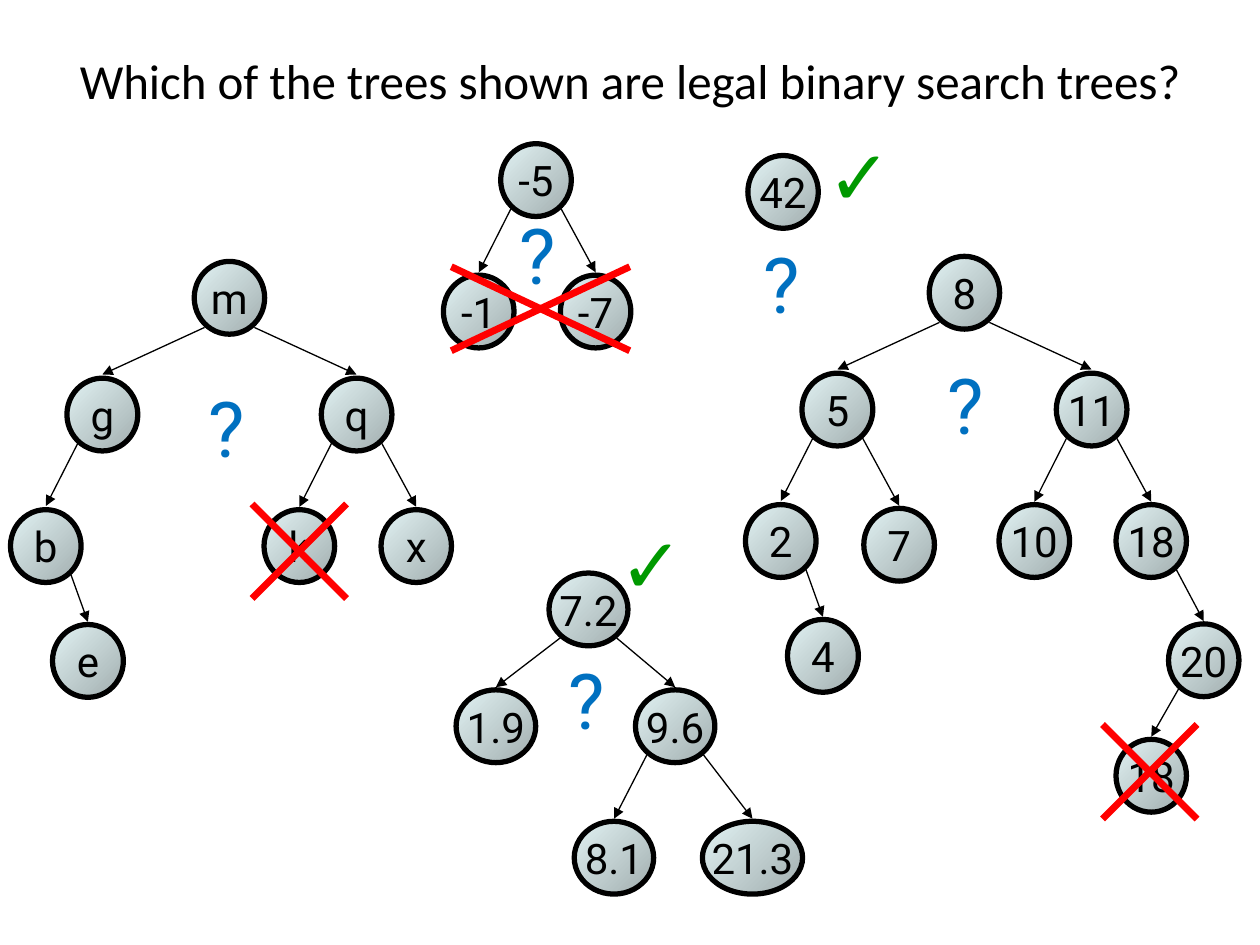
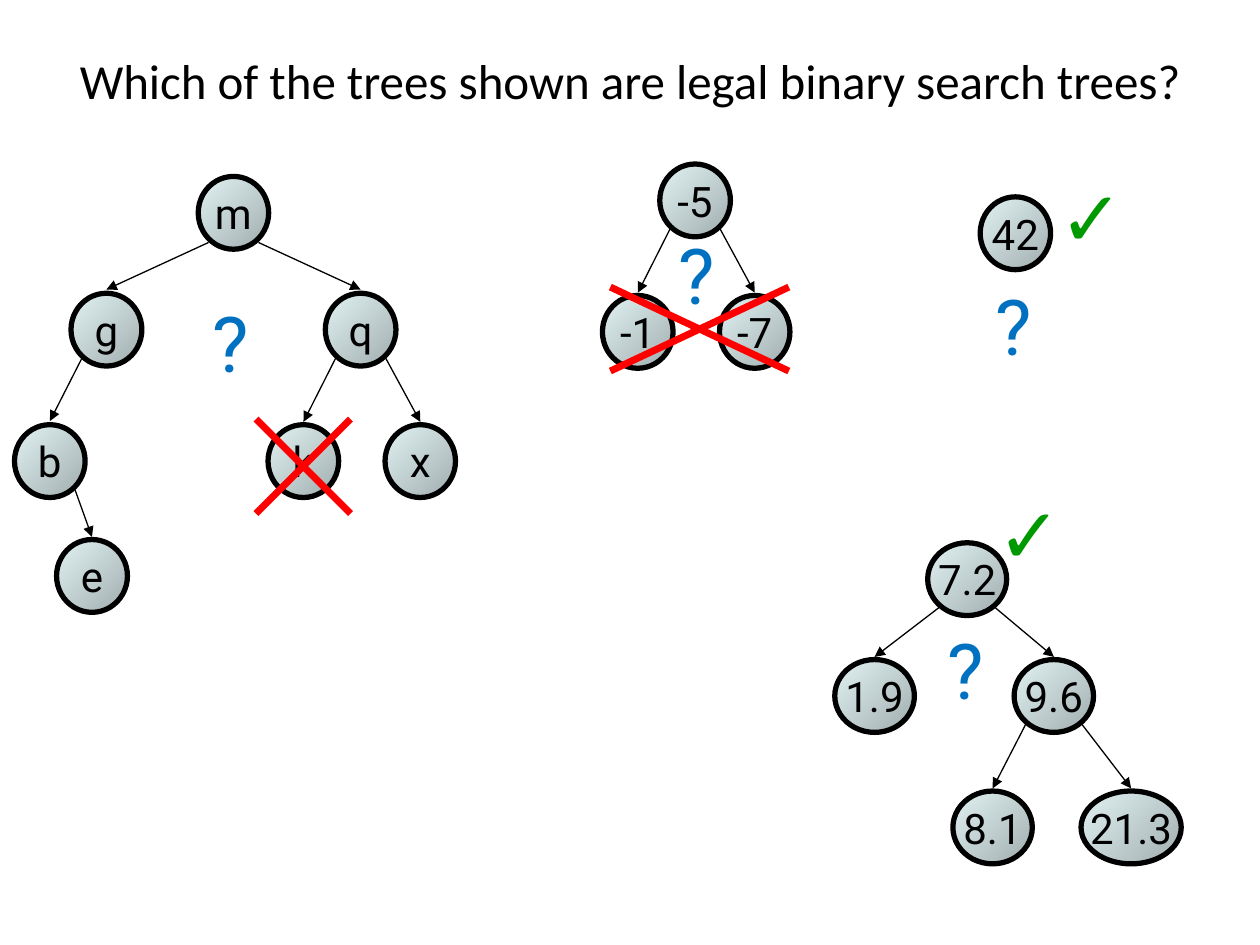
Before and after one commit to Cy-FairCS/cs3, a slide deck: slide 27 of u08a_bTrees/notes/_a - Classifying binary trees and Tree Traversal.pptx. Drawn at 1260x945 pixels with LibreOffice and Linux fonts; fonts in the diff are those of the drawing. Boxes give left, top, right and bottom in pixels: in the first picture for what was removed or moved away, otherwise in the second. Text is boxed around its words. In the diff, an @@ line names an element or a change of style, - is before the commit and + after.

```diff
--- a/u08a_bTrees/notes/_a - Classifying binary trees and Tree Traversal.pptx
+++ b/u08a_bTrees/notes/_a - Classifying binary trees and Tree Traversal.pptx
@@ 2 texts, 1 ellipse moved together from (x1=748, y1=122, x2=902, y2=336) to (x1=980, y1=164, x2=1134, y2=378) @@
@@ 3 ellipses, 2 arrows, 2 lines, 1 text moved together from (x1=444, y1=144, x2=631, y2=350) to (x1=602, y1=164, x2=790, y2=372) @@
@@ 7 ellipses, 6 arrows, 2 lines, 1 text moved together from (x1=10, y1=261, x2=451, y2=698) to (x1=15, y1=176, x2=456, y2=612) @@
@@ text removed at (x1=935, y1=352, x2=997, y2=457) @@
-?
@@ group removed at (x1=746, y1=256, x2=1239, y2=813): 10 ellipses, 9 arrows @@
-18
-10
-11
-5
-8
-4
-2
-7
-20
-18
@@ 5 ellipses, 4 arrows, 2 texts moved together from (x1=456, y1=510, x2=803, y2=895) to (x1=834, y1=480, x2=1182, y2=864) @@
@@ line removed from (1102, 724) to (1197, 819) @@
@@ line removed from (1102, 819) to (1197, 724) @@
```
Also in this commit, not shown: 2 other slides changed, 16 slides added, 12 slides removed, 1 other file.
